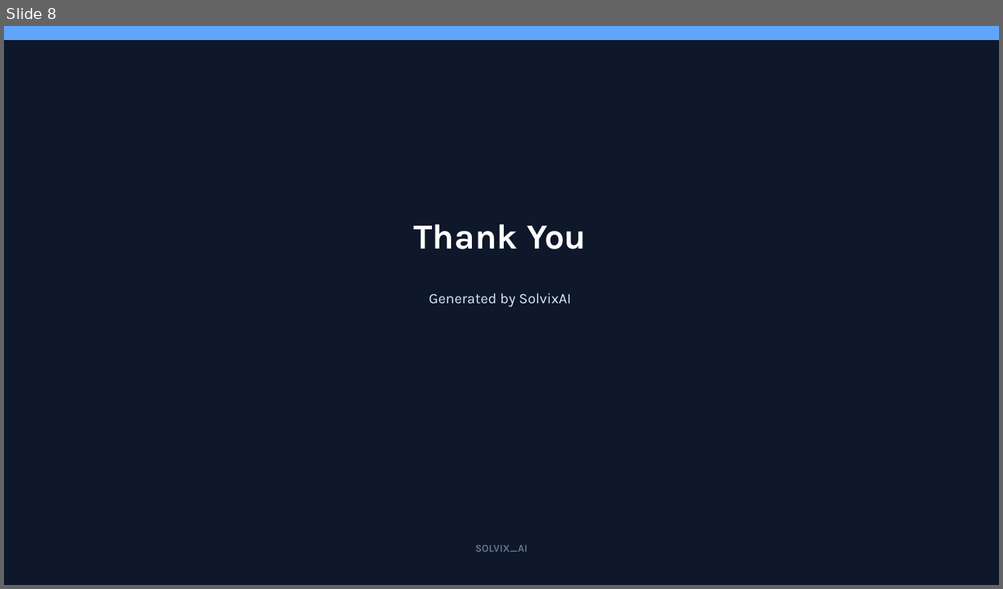
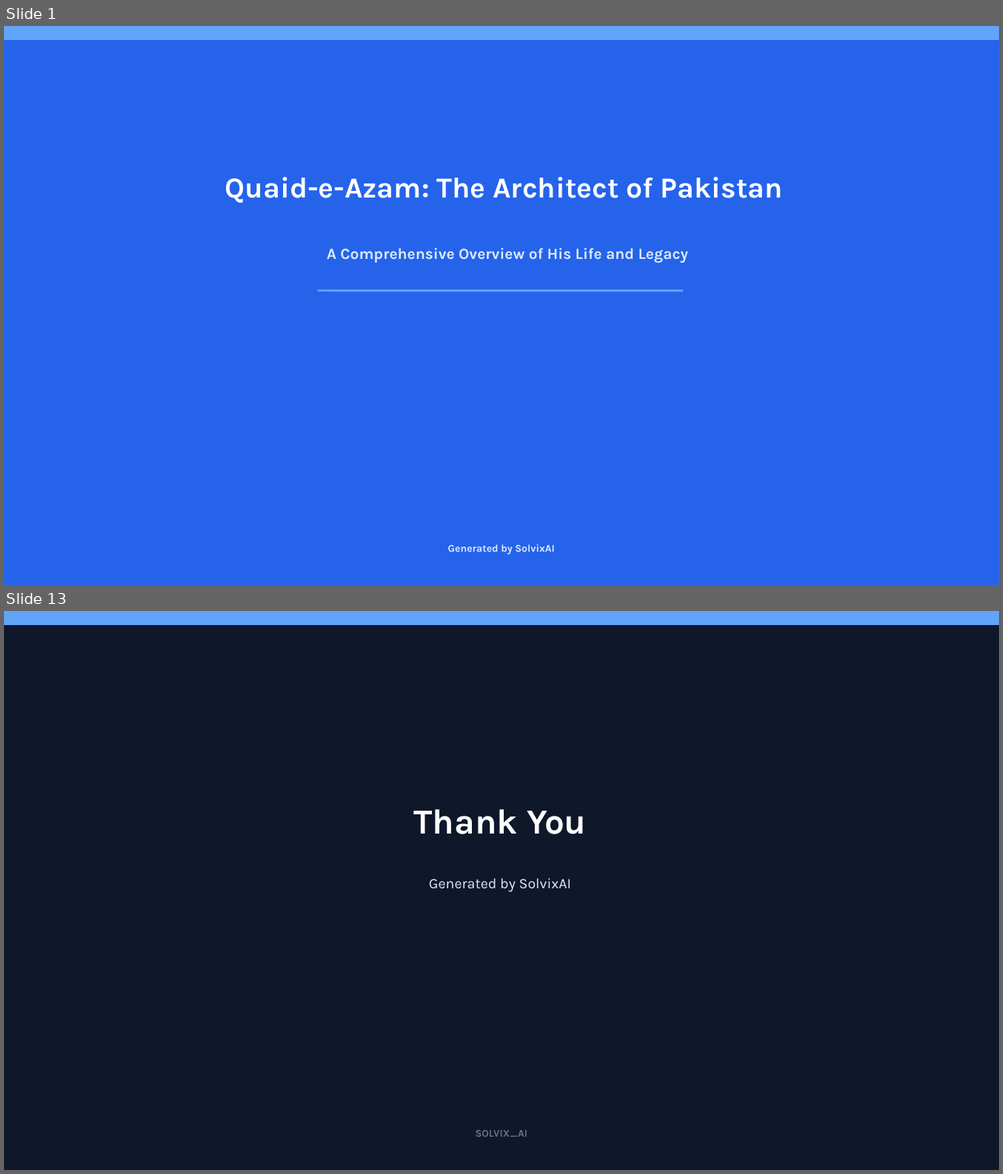
Before and after one commit to SirajAbid17/Solvix, a slide deck: backend/services/agent/presentation.pptx. Shown one above the other, each under a label of ours: slide 8 before the commit, slides 1 and 13 after it; the slides between them are not shown. The pictures are 1003x589 and 1003x1174 pixels, drawn with LibreOffice and Linux fonts; fonts in the diff are those of the drawing. Boxes give left, top, right and bottom in pixels: in the first picture for what was removed or moved away, otherwise in the second. Text is boxed around its words. In the diff, an @@ line names an element or a change of style, - is before the commit and + after.

```diff
--- a/backend/services/agent/presentation.pptx
+++ b/backend/services/agent/presentation.pptx
@@ slide 1 added at (4, 26, 999, 585), background #2563EB @@
@@ rectangle added at (4, 26, 999, 39), fill #60A5FA, outline #60A5FA 1 pt @@
@@ text added at (225, 177, 782, 203), 28 pt, text #FFFFFF, bold @@
+Quaid-e-Azam: The Architect of Pakistan
@@ text added at (327, 248, 688, 263), 15 pt, text #DBEAFE, bold @@
+A Comprehensive Overview of His Life and Legacy
@@ line added from (317, 291) to (683, 291), #60A5FA 2 pt @@
@@ text added at (448, 545, 555, 555), 10 pt, text #DBEAFE, bold @@
+Generated by SolvixAI
@@ what was slide 8 is now slide 13 @@
```
Also in this commit, not shown: 11 other slides added, 7 slides removed, 37 other files.
